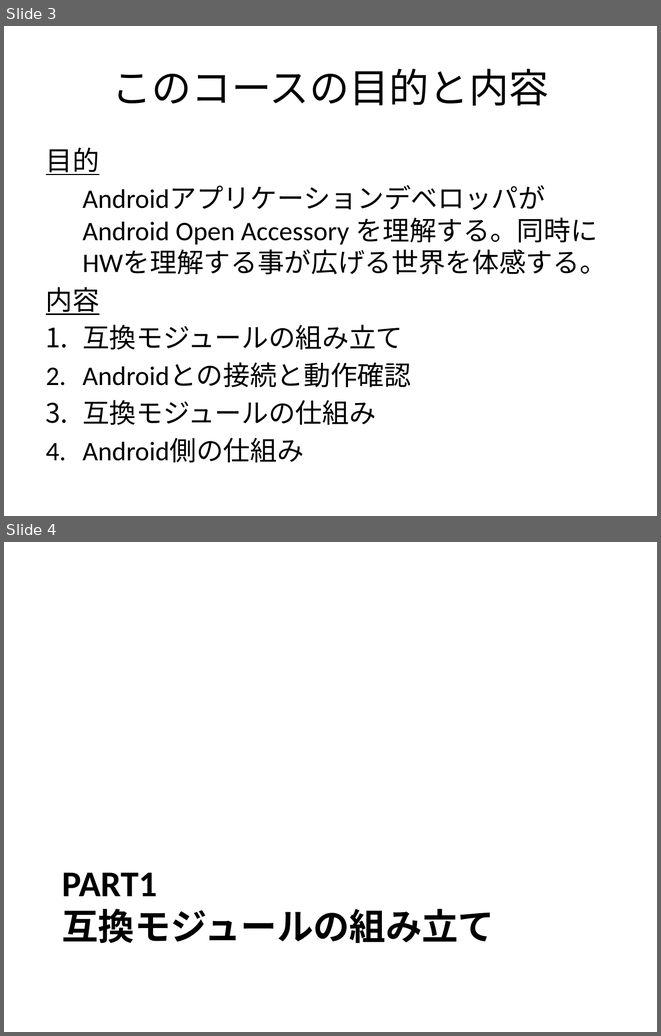
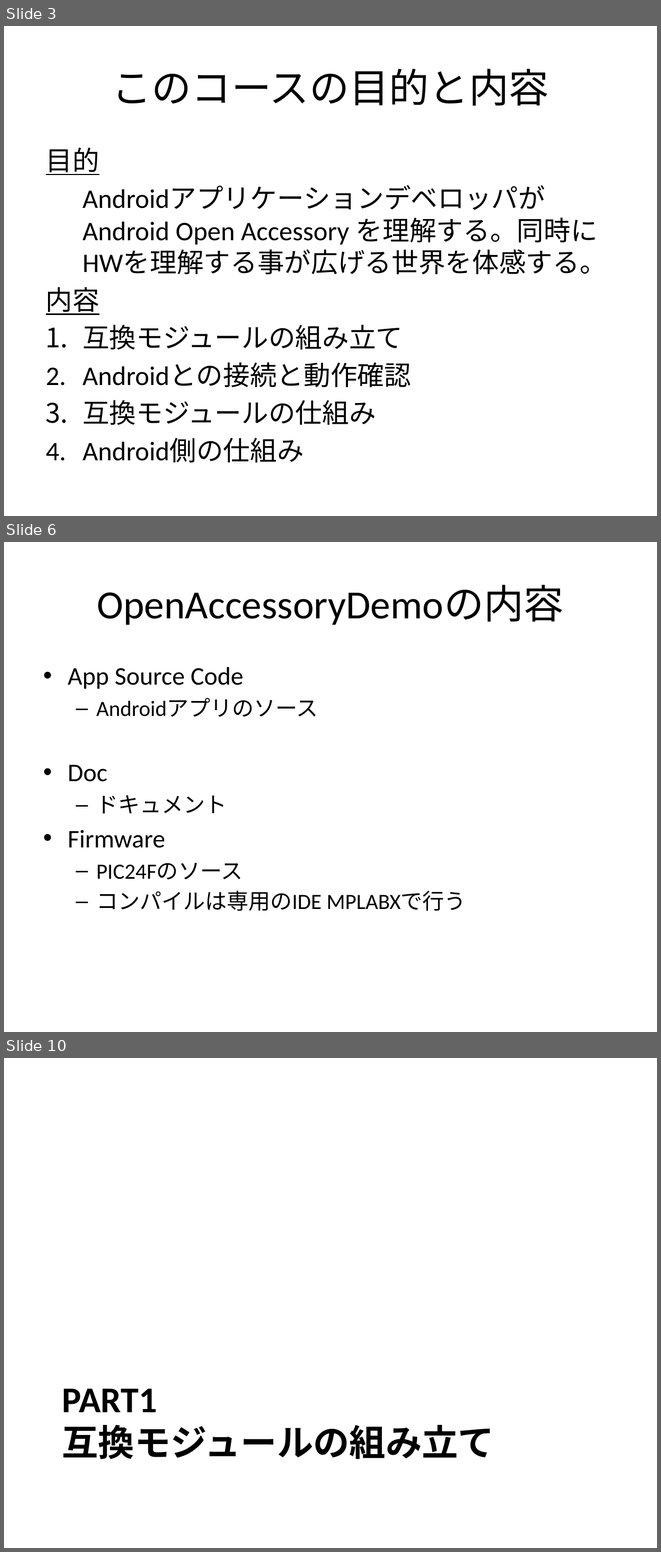
Before and after one commit to magoroku15/OpenAccessoryDemo, a slide deck: Doc/poorman's adk.pptx. Shown one above the other, each under a label of ours: slides 3 and 4 before the commit, slides 3, 6 and 10 after it; the slides between them are not shown. The pictures are 661x1036 and 661x1552 pixels, drawn with LibreOffice and Linux fonts; fonts in the diff are those of the drawing. Boxes give left, top, right and bottom in pixels: in the first picture for what was removed or moved away, otherwise in the second. Text is boxed around its words. In the diff, an @@ line names an element or a change of style, - is before the commit and + after.

```diff
--- a/Doc/poorman's adk.pptx
+++ b/Doc/poorman's adk.pptx
@@ slide 6 added at (4, 542, 657, 1032), background #FFFFFF @@
@@ title added at (97, 585, 564, 625), 44 pt, text #000000 @@
+OpenAccessoryDemoの内容
@@ text added at (68, 667, 466, 911), 24 pt, text #000000 @@
+• App Source Code
+  – Androidアプリのソース
+• Doc
+  – ドキュメント
+• Firmware
+  – PIC24Fのソース
+  – コンパイルは専用のIDE MPLABXで行う
@@ what was slide 4 is now slide 10 @@
```
Also in this commit, not shown: 7 slides changed, 6 other slides added, 3 other files.
